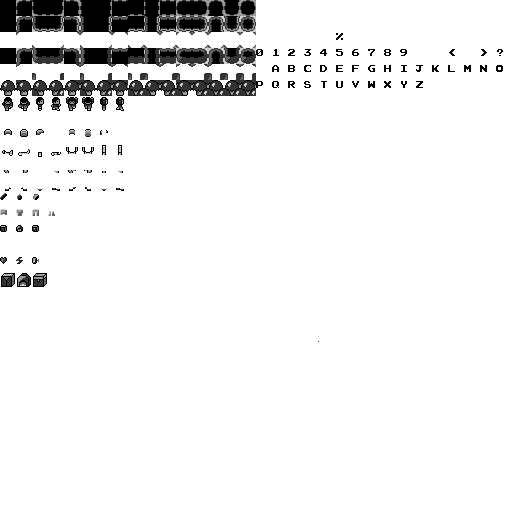
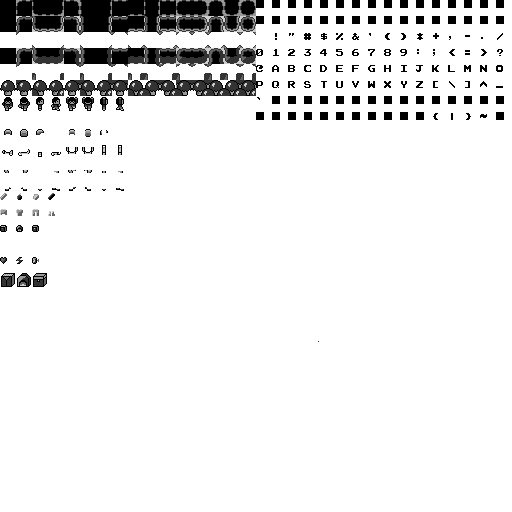
The second 512×512 image is a revision of the first. Changes to its layers:
painted on "spritesheet.png" over (0, 0, 504, 200)
